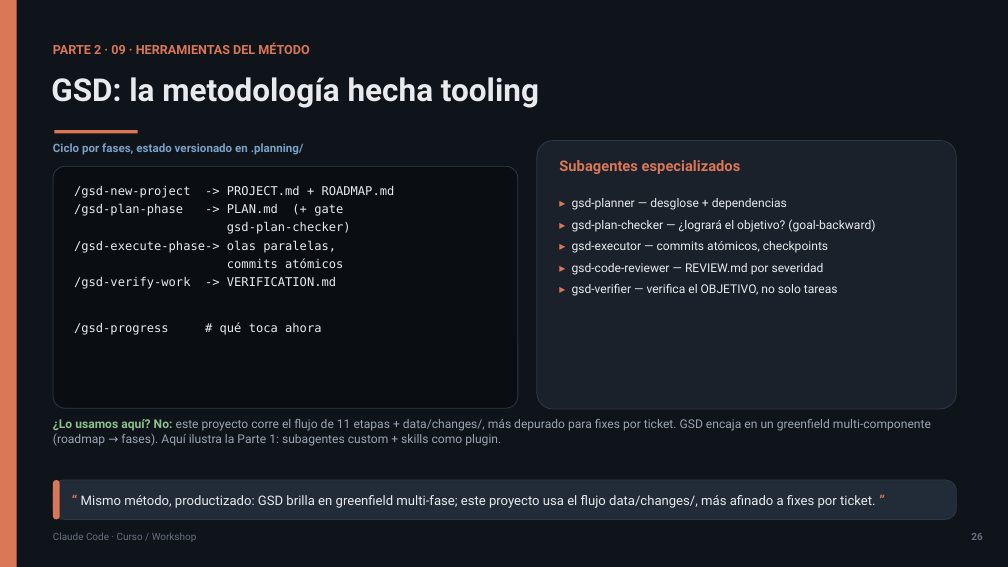
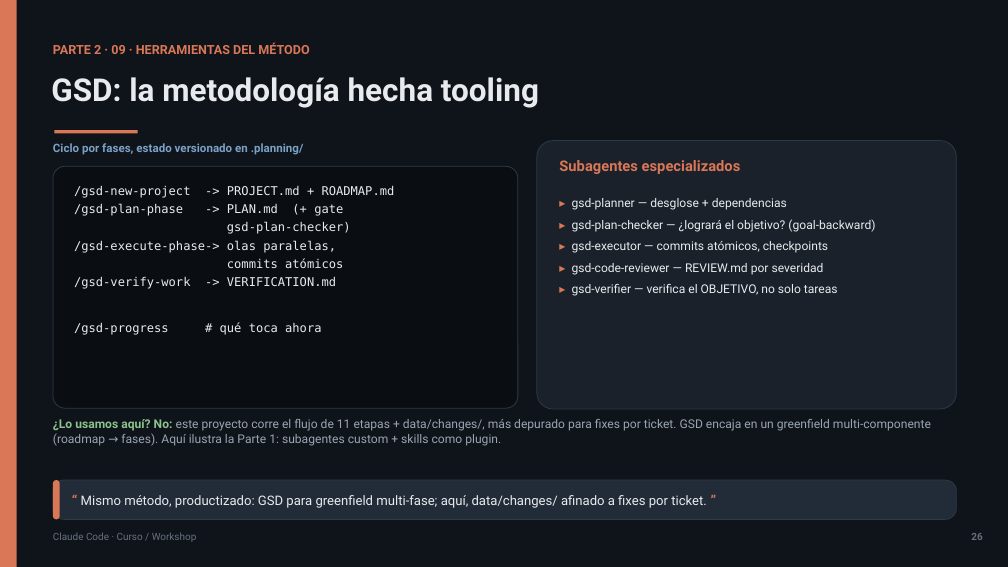
Before and after one commit to olonok69/claude_code_ml_engineer, a slide deck: slide 26 of presentacion/Claude_Code_Presentacion.pptx. Drawn at 1008x567 pixels with LibreOffice and Linux fonts; fonts in the diff are those of the drawing. Boxes give left, top, right and bottom in pixels: in the first picture for what was removed or moved away, otherwise in the second. Text is boxed around its words. In the diff, an @@ line names an element or a change of style, - is before the commit and + after.

```diff
--- a/presentacion/Claude_Code_Presentacion.pptx
+++ b/presentacion/Claude_Code_Presentacion.pptx
@@ text at [81, 495, 707, 508]: text changed @@
-“ Mismo método, productizado: GSD brilla en greenfield multi-fase; este proyecto usa el flujo data/changes/, más afinado a fixes por ticket. ”
+“ Mismo método, productizado: GSD para greenfield multi-fase; aquí, data/changes/ afinado a fixes por ticket. ”
```
Also in this commit, not shown: 3 other slides changed, 5 other files.
